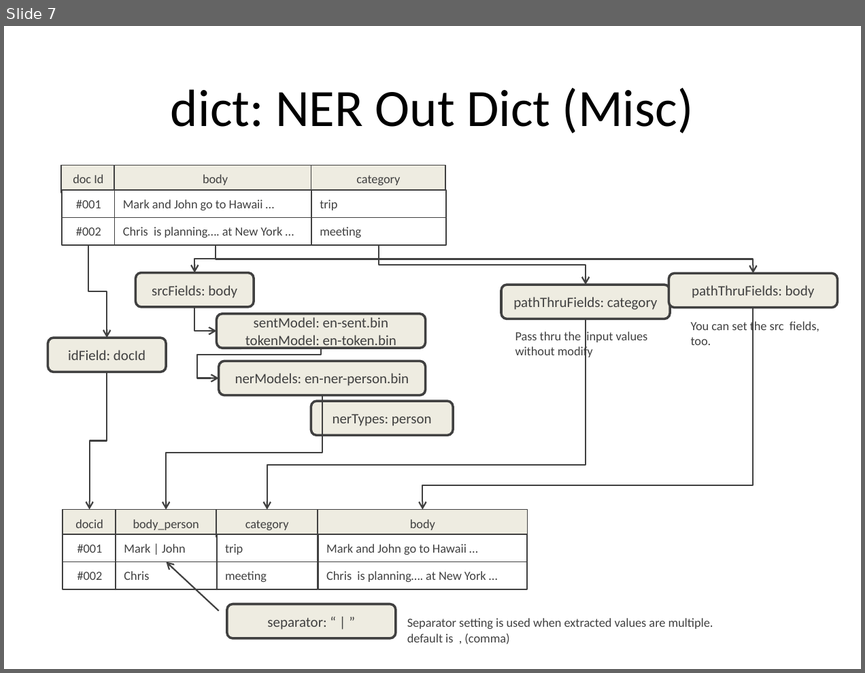
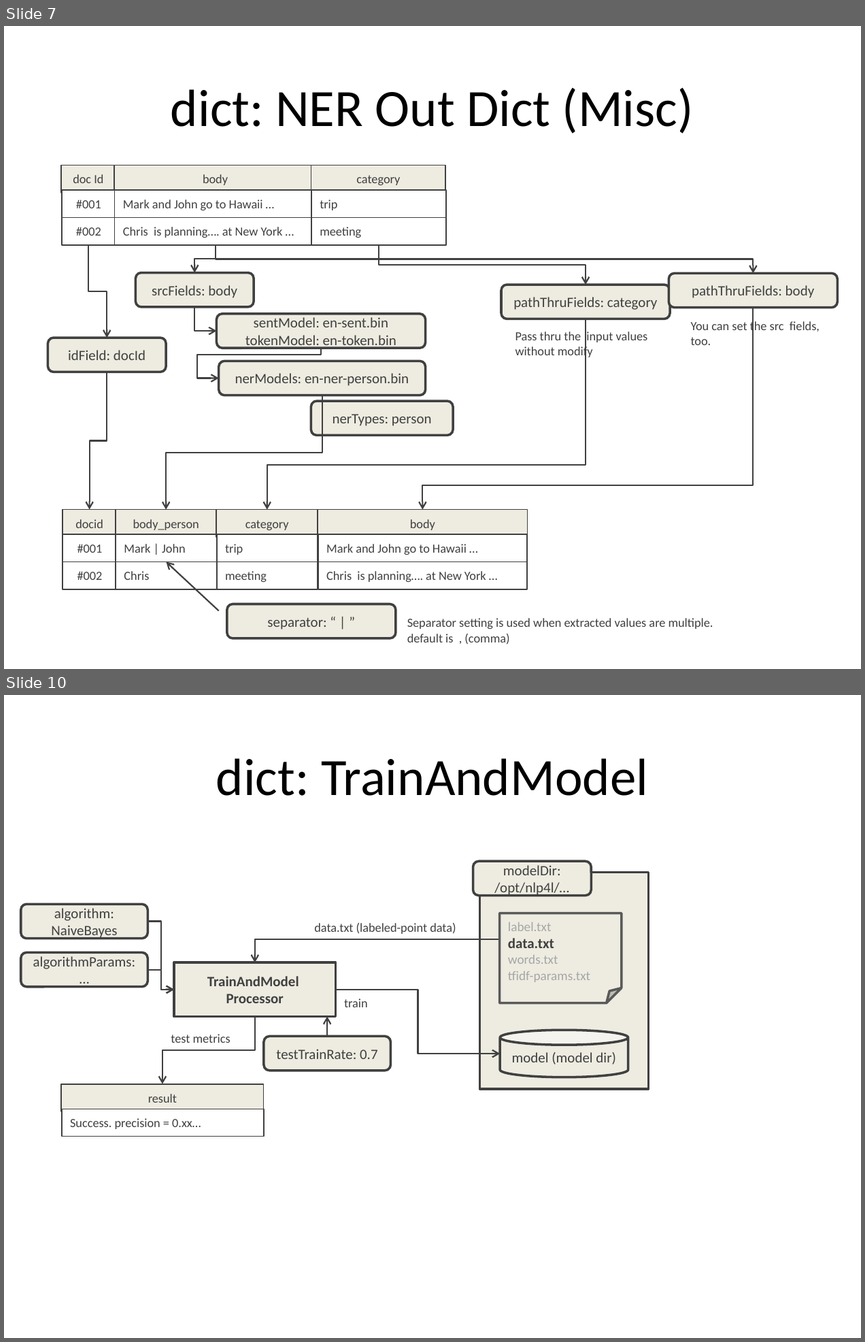
Before and after one commit to NLP4L/manuals, a slide deck: dict/images/dict_images.pptx. Shown one above the other, each under a label of ours: slide 7 before the commit, slides 7 and 10 after it; the slides between them are not shown. The pictures are 865x673 and 865x1342 pixels, drawn with LibreOffice and Linux fonts; fonts in the diff are those of the drawing. Boxes give left, top, right and bottom in pixels: in the first picture for what was removed or moved away, otherwise in the second. Text is boxed around its words. In the diff, an @@ line names an element or a change of style, - is before the commit and + after.

```diff
--- a/dict/images/dict_images.pptx
+++ b/dict/images/dict_images.pptx
@@ slide 10 added at [4,695,861,1338], background #FFFFFF @@
@@ title added at [216,758,648,796], 44 pt, text #000000 @@
+dict: TrainAndModel
@@ rounded rectangle added at [473,861,591,896], fill #EEECE1, outline #404040 2 pt, 12 pt, text #404040 @@
+modelDir: /opt/nlp4l/…
@@ rectangle added at [479,872,649,1089], fill #EEECE1, outline #404040 2 pt @@
@@ rounded rectangle added at [21,904,148,938], fill #EEECE1, outline #404040 2 pt, 12 pt, text #404040 @@
+algorithm: NaiveBayes
@@ folded corner added at [499,913,621,1004], fill #EEECE1, outline #595959 2 pt, 11 pt, text #A6A6A6 @@
+label.txt
+data.txt
+words.txt
+tfidf-params.txt
@@ elbow arrow added from (148, 921) to (173, 989), #404040 1.25 pt @@
@@ elbow arrow added from (499, 939) to (255, 962), #404040 1.25 pt @@
@@ text added at [314,923,456,934], 10.5 pt, text #404040 @@
+data.txt (labeled-point data)
@@ rounded rectangle added at [21,952,148,986], fill #EEECE1, outline #404040 2 pt, 12 pt, text #404040 @@
+algorithmParams: …
@@ elbow arrow added from (148, 969) to (173, 989), #404040 1.25 pt @@
@@ rectangle added at [173,962,336,1016], fill #EEECE1, outline #404040 2 pt, 12 pt, text #404040, bold @@
+TrainAndModel
+Processor
@@ elbow arrow added from (336, 989) to (500, 1053), #404040 1.25 pt @@
@@ text added at [344,998,368,1007], 10.5 pt, text #404040 @@
+train
@@ elbow arrow added from (255, 1016) to (162, 1084), #404040 1.25 pt @@
@@ elbow arrow added from (327, 1036) to (327, 1016), #404040 1.25 pt @@
@@ text added at [171,1034,230,1042], 10.5 pt, text #404040 @@
+test metrics
@@ rounded rectangle added at [264,1036,390,1070], fill #EEECE1, outline #404040 2 pt, 12 pt, text #404040 @@
+testTrainRate: 0.7
@@ cylinder added at [500,1030,629,1077], fill #EEECE1, outline #404040 2 pt, 12 pt, text #404040 @@
+model (model dir)
@@ rectangle added at [61,1084,264,1111], fill #EEECE1, outline #404040 1 pt, 10.5 pt, text #404040 @@
+result
@@ rectangle added at [61,1109,264,1136], fill #FFFFFF, outline #404040 1 pt, 10.5 pt, text #404040 @@
+Success. precision = 0.xx…
```
Also in this commit, not shown: 8 other slides added, 13 other files.
